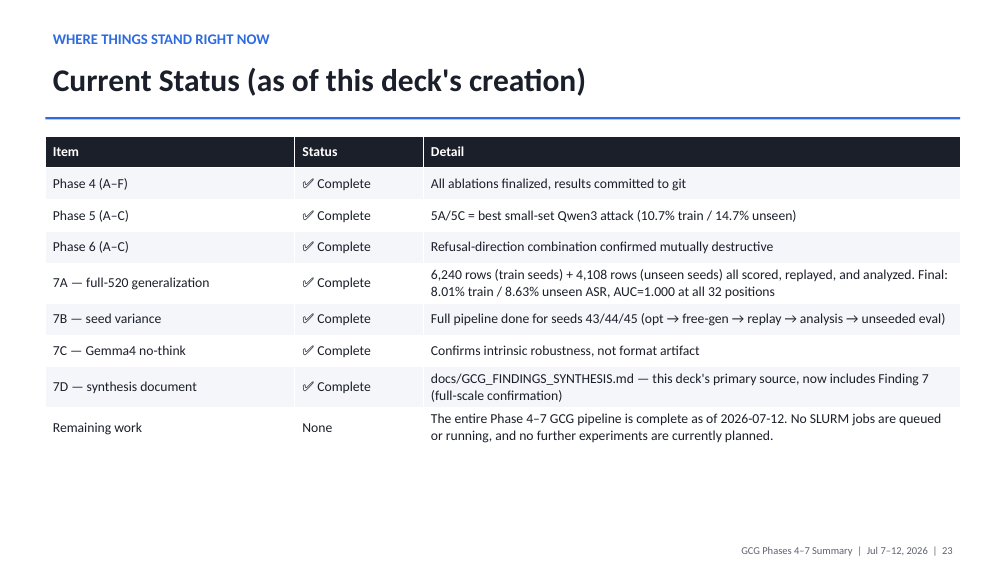
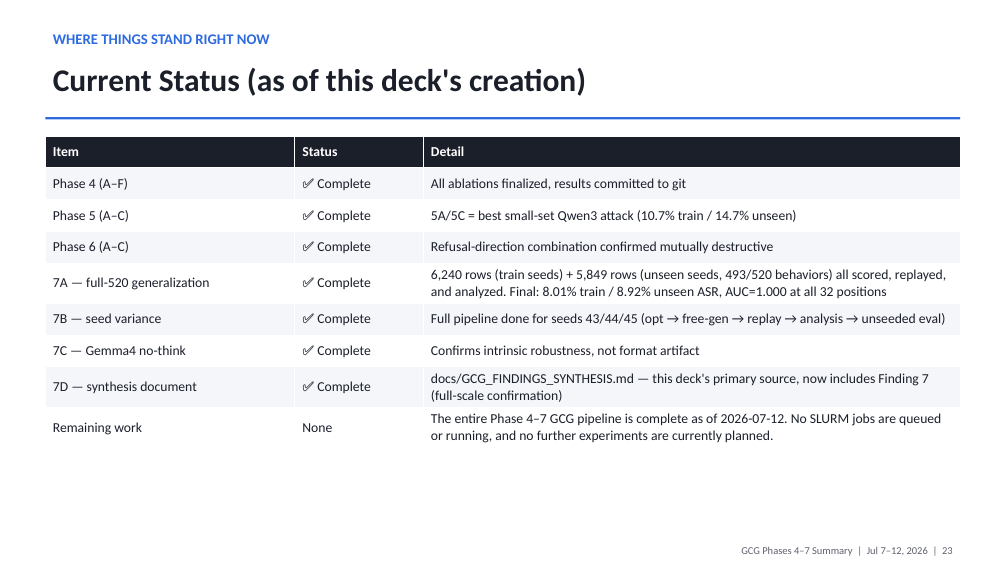
Before and after one commit to omeryosef7/teza_first_poc_with_mahmood, a slide deck: slide 23 of docs/GCG_Phases4-7_Summary_2026-07-11.pptx. Drawn at 1008x567 pixels with LibreOffice and Linux fonts; fonts in the diff are those of the drawing. Boxes give left, top, right and bottom in pixels: in the first picture for what was removed or moved away, otherwise in the second. Text is boxed around its words. In the diff, an @@ line names an element or a change of style, - is before the commit and + after.

```diff
--- a/docs/GCG_Phases4-7_Summary_2026-07-11.pptx
+++ b/docs/GCG_Phases4-7_Summary_2026-07-11.pptx
@@ table at [45, 136, 960, 447] @@
-row 5, column 3: 6,240 rows (train seeds) + 4,108 rows (unseen seeds) all scored, replayed, and analyzed. Final: 8.01% train / 8.63% unseen ASR, AUC=1.000 at all 32 positions
+row 5, column 3: 6,240 rows (train seeds) + 5,849 rows (unseen seeds, 493/520 behaviors) all scored, replayed, and analyzed. Final: 8.01% train / 8.92% unseen ASR, AUC=1.000 at all 32 positions
```
Also in this commit, not shown: 5 other slides changed, 2 other files.
